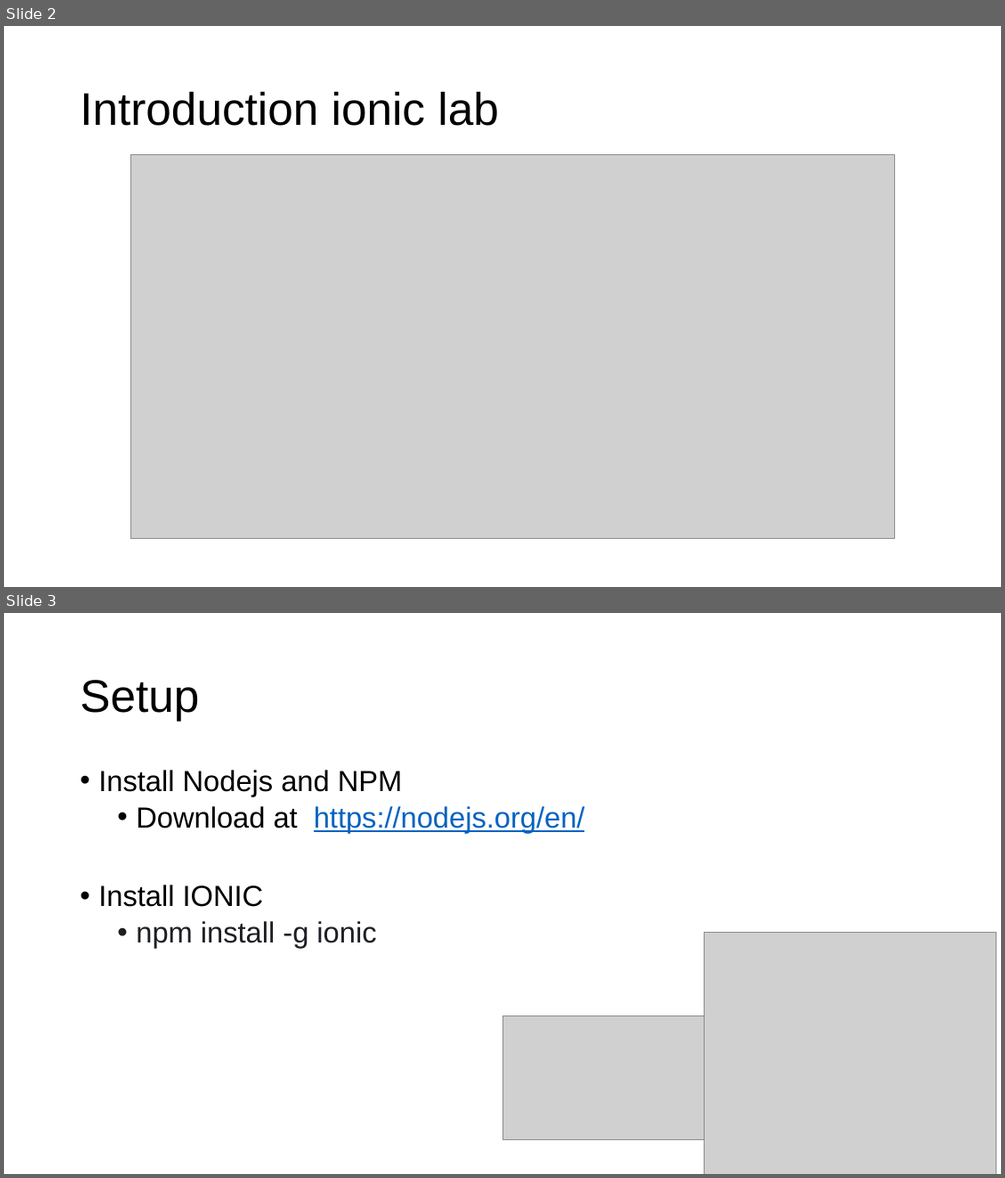
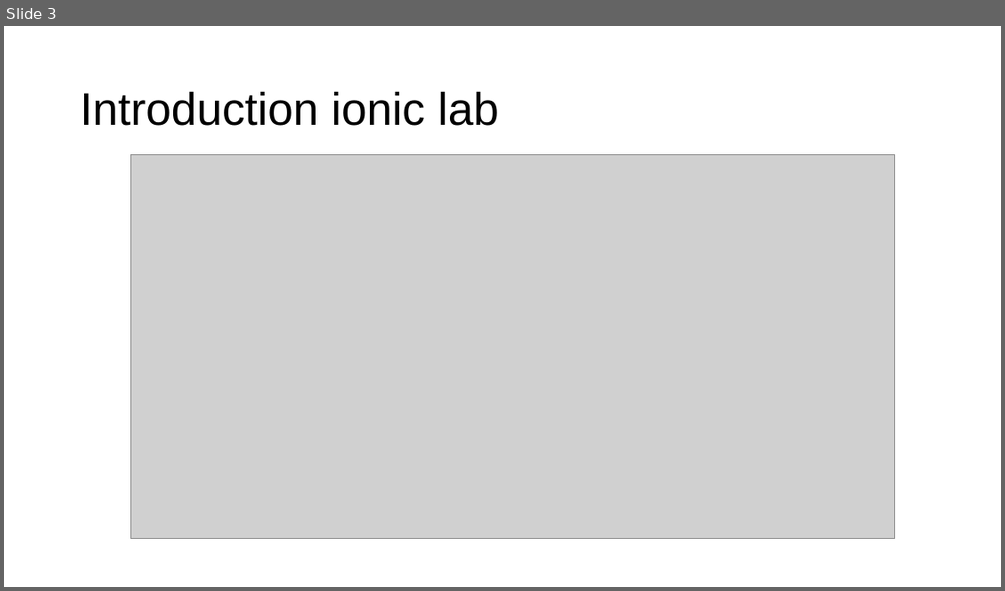
Before and after one commit to fauzisho/ionic-module-learning, a slide deck: 3. Design and Themes/Design and Theme.pptx. Shown one above the other, each under a label of ours: slides 2 and 3 before the commit, slide 3 after it. The pictures are 1005x1178 and 1005x591 pixels, drawn with LibreOffice and Linux fonts; fonts in the diff are those of the drawing; grey boxes stand for pictures. Boxes give left, top, right and bottom in pixels: in the first picture for what was removed or moved away, otherwise in the second. Text is boxed around its words. In the diff, an @@ line names an element or a change of style, - is before the commit and + after.

```diff
--- a/3. Design and Themes/Design and Theme.pptx
+++ b/3. Design and Themes/Design and Theme.pptx
@@ slide 3 removed at bbox=[4, 613, 1001, 1174], background #FFFFFF @@
@@ title removed at bbox=[80, 680, 199, 721] @@
-Setup
@@ text removed at bbox=[98, 770, 585, 948] @@
-• Install Nodejs and NPM
-  • Download at https://nodejs.org/en/
-• Install IONIC
-  • npm install -g ionic
@@ picture removed at bbox=[704, 932, 996, 1174] @@
@@ picture removed at bbox=[502, 1016, 704, 1140] @@
@@ what was slide 2 is now slide 3 @@
```
Also in this commit, not shown: 1 slide changed, 5 slides added, 2 other slides removed, 1 other file.
